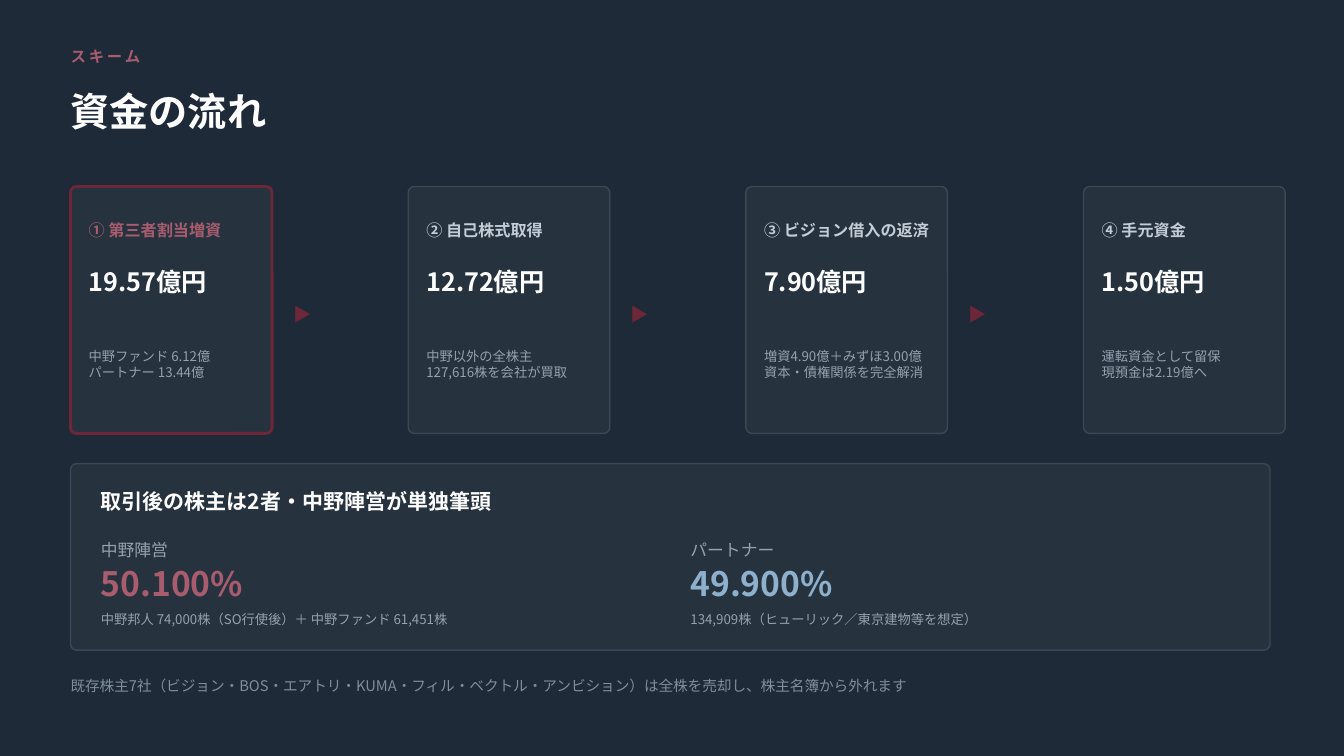
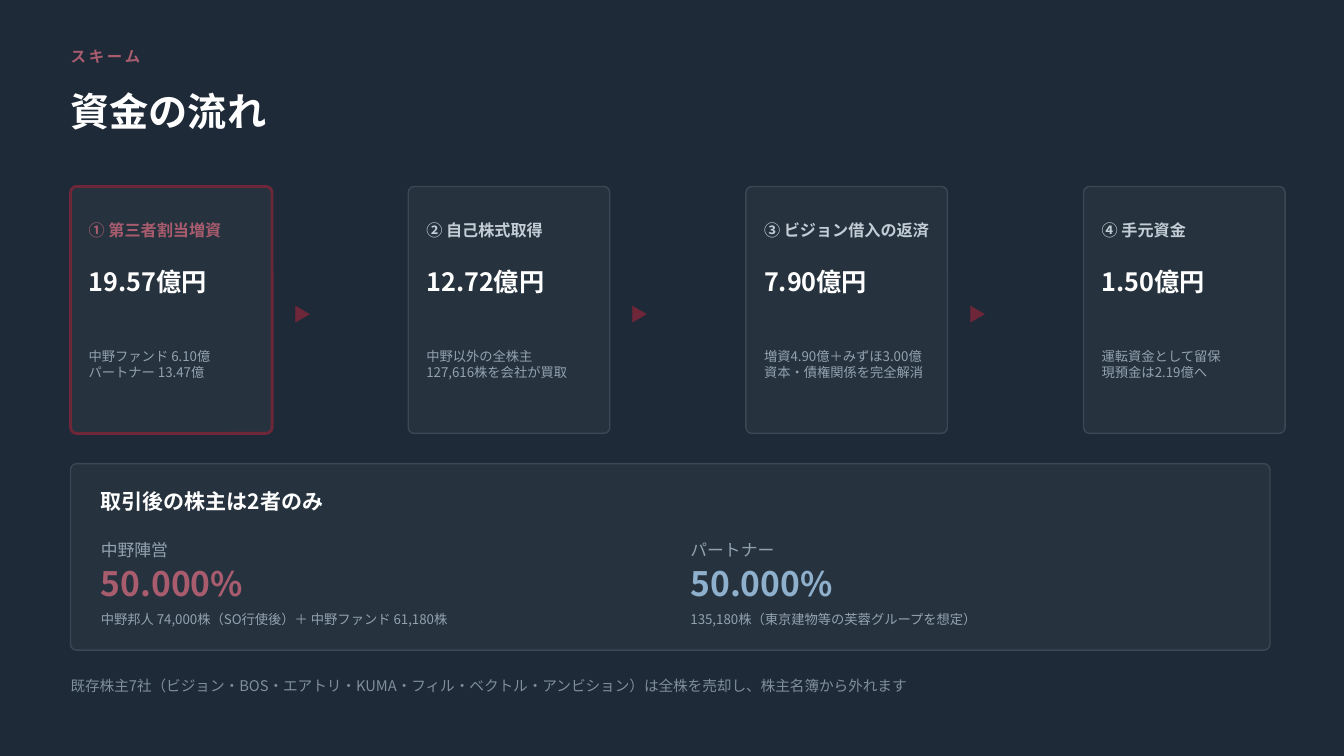
Before and after one commit to nakano-winebank/wine-auction, a slide deck: slide 5 of adval-mbo/あどばるMBO_ご提案_20260924.pptx. Drawn at 1344x756 pixels with LibreOffice and Linux fonts; fonts in the diff are those of the drawing. Boxes give left, top, right and bottom in pixels: in the first picture for what was removed or moved away, otherwise in the second. Text is boxed around its words. In the diff, an @@ line names an element or a change of style, - is before the commit and + after.

```diff
--- a/adval-mbo/あどばるMBO_ご提案_20260924.pptx
+++ b/adval-mbo/あどばるMBO_ご提案_20260924.pptx
@@ text at <box>89,350,210,378</box>: text changed @@
-中野ファンド 6.12億
-パートナー 13.44億
+中野ファンド 6.10億
+パートナー 13.47億
@@ text at <box>101,491,323,511</box>: text changed @@
-取引後の株主は2者・中野陣営が単独筆頭
+取引後の株主は2者のみ
@@ text at <box>101,570,243,597</box>: text changed @@
-50.100%
+50.000%
@@ text at <box>690,570,832,597</box>: text changed @@
-49.900%
+50.000%
@@ text at <box>101,613,448,626</box>: text changed @@
-中野邦人 74,000株（SO行使後）＋ 中野ファンド 61,451株
+中野邦人 74,000株（SO行使後）＋ 中野ファンド 61,180株
@@ text at <box>690,613,976,626</box>: text changed @@
-134,909株（ヒューリック／東京建物等を想定）
+135,180株（東京建物等の芙蓉グループを想定）
```
Also in this commit, not shown: 4 other slides changed, 5 other files.
